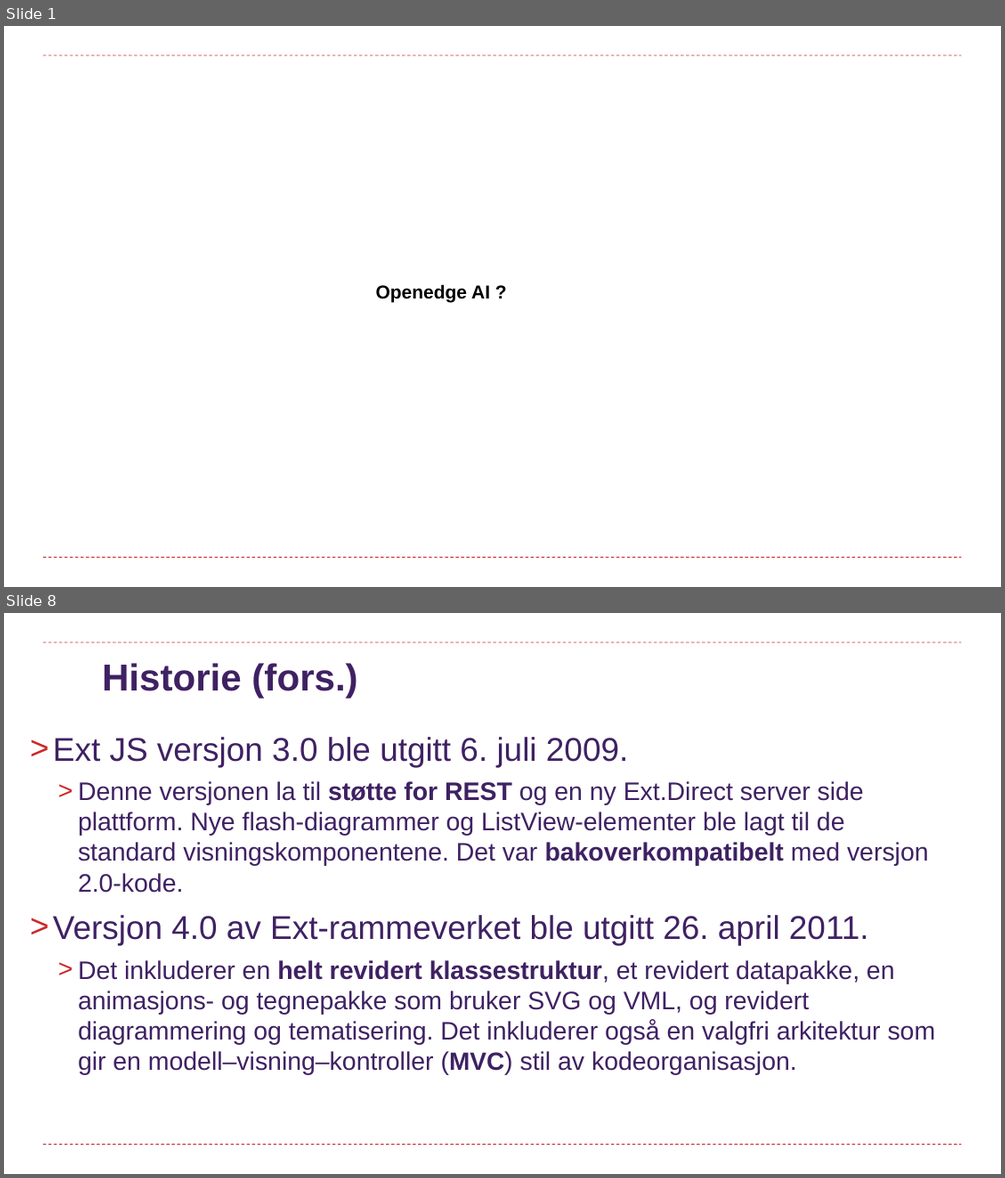
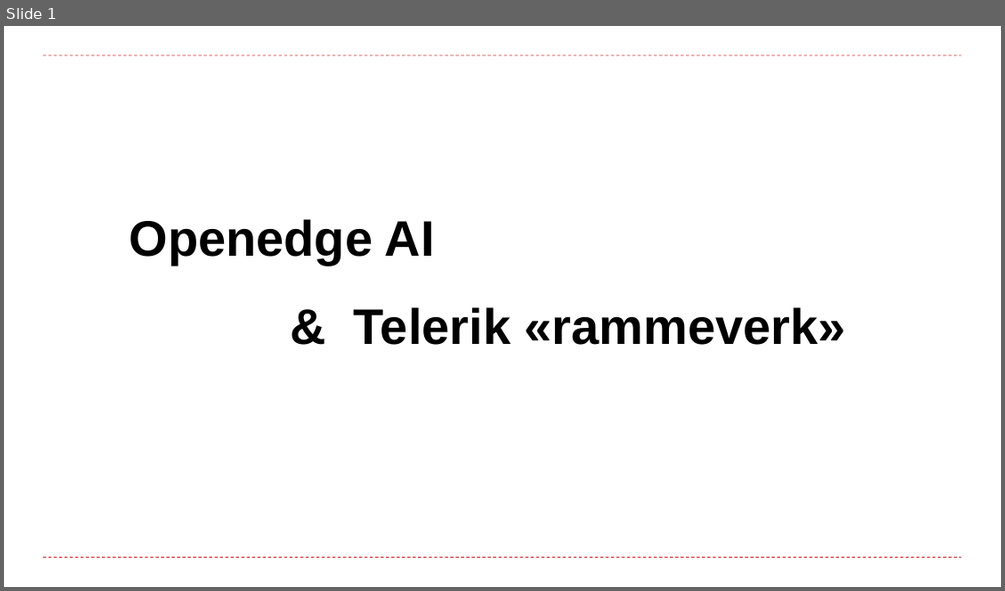
Before and after one commit to curtoldenborg/mcp, a slide deck: resources/documents/Brukerforeningen_2026.pptx. Shown one above the other, each under a label of ours: slides 1 and 8 before the commit, slide 1 after it; the slides between them are not shown. The pictures are 1005x1178 and 1005x591 pixels, drawn with LibreOffice and Linux fonts; fonts in the diff are those of the drawing; background and template pictures are left out. Boxes give left, top, right and bottom in pixels: in the first picture for what was removed or moved away, otherwise in the second. Text is boxed around its words. In the diff, an @@ line names an element or a change of style, - is before the commit and + after.

```diff
--- a/resources/documents/Brukerforeningen_2026.pptx
+++ b/resources/documents/Brukerforeningen_2026.pptx
@@ slide 8 removed at (4,613,1001,1174), background #FFFFFF; not listed: 2 template elements that a slide beside it also shows @@
@@ title removed at (102,663,357,698) @@
-Historie (fors.)
@@ text removed at (53,737,936,1075) @@
-> Ext JS versjon 3.0 ble utgitt 6. juli 2009.
-  > Denne versjonen la til støtte for REST og en ny Ext.Direct server side plattform. Nye flash-diagrammer og ListView-elementer ble lagt til de standard visningskomponentene. Det var bakoverkompatibelt med versjon 2.0-kode.
-> Versjon 4.0 av Ext-rammeverket ble utgitt 26. april 2011.
-  > Det inkluderer en helt revidert klassestruktur, et revidert datapakke, en animasjons- og tegnepakke som bruker SVG og VML, og revidert diagrammering og tematisering. Det inkluderer også en valgfri arkitektur som gir en modell–visning–kontroller (MVC) stil av kodeorganisasjon.
@@ slide 1 changed as well @@
@@ text at (129,219,435,265): text changed; size 18 to 48 pt @@
-Openedge AI ?
+Openedge AI
@@ text added at (354,307,846,345), 48 pt, text #000000, bold @@
+& Telerik «rammeverk»
```
Also in this commit, not shown: 21 slides added, 24 other slides removed, 2 other files.
